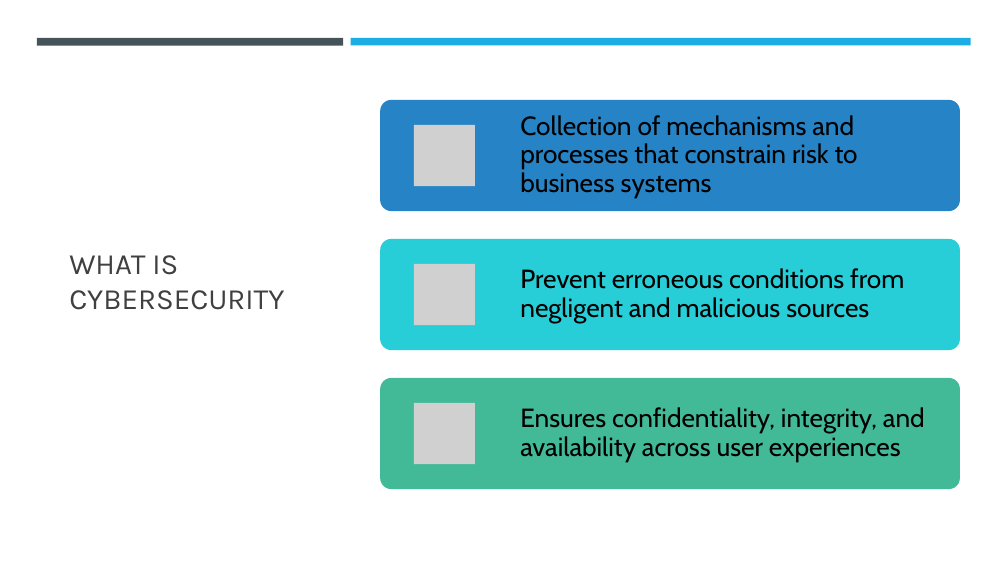
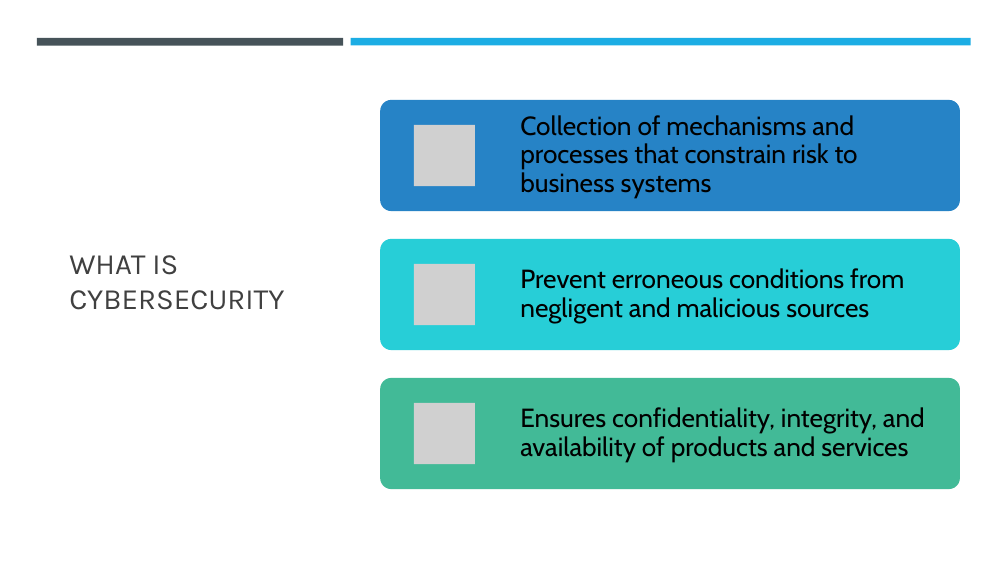
Before and after one commit to dr-natetorious/TIM-8301-Principals_of_CyberSecurity, a slide deck: slide 4 of Week8_OrgNeedsPresentation/BachmeierNTIM8301-8.pptx. Drawn at 1008x567 pixels with LibreOffice and Linux fonts; fonts in the diff are those of the drawing; grey boxes stand for pictures. Boxes give left, top, right and bottom in pixels: in the first picture for what was removed or moved away, otherwise in the second. Text is boxed around its words. In the diff, an @@ line names an element or a change of style, - is before the commit and + after.

```diff
--- a/Week8_OrgNeedsPresentation/BachmeierNTIM8301-8.pptx
+++ b/Week8_OrgNeedsPresentation/BachmeierNTIM8301-8.pptx
@@ text at (520, 407, 925, 462): text changed @@
-Ensures confidentiality, integrity, and availability across user experiences
+Ensures confidentiality, integrity, and availability of products and services
```
Also in this commit, not shown: 1 other slide changed, 1 other file.
